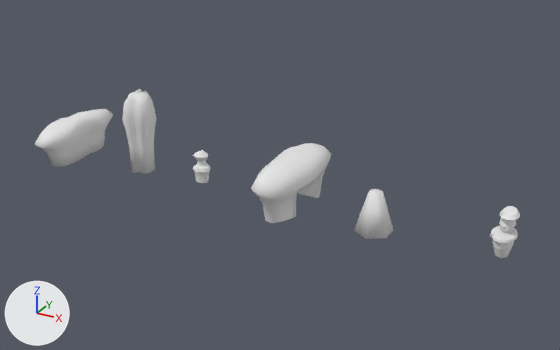
One commit to the glTF model assets/models/rocks.gltf: the scene before it, then after it.
Rendered twice from a camera (50 mm lens) standing at (293.0, -761.0, 410.0) and looking at (-129.0, 7.0, 26.0). Lighting does not change. The marker at lower left points along +X, +Y and +Z. Vertices at the same position are counted once.

Names of what the first picture shows: 'Cone', 'Rock', 'Rock.001', 'Rock.002', 'Rock.003', 'Rock.004'.
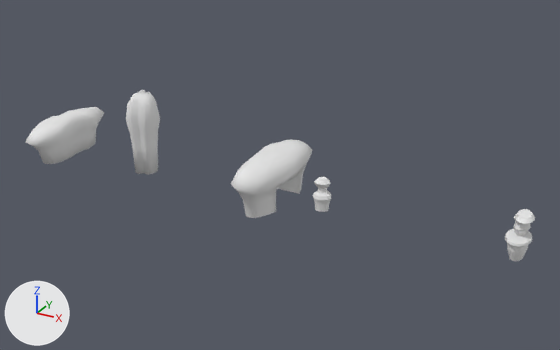
Commit message: fixed rock offsets in blender file

Boxes [x1, y1, x2, y2] around the edits, measured in the pictures (560 x 350 px):
'Rock.003', moved: before [251, 143, 331, 223]; after [231, 139, 312, 218]
'Rock', moved: before [35, 109, 113, 167]; after [26, 107, 104, 164]
'Rock.001', moved: before [122, 89, 157, 174]; after [126, 90, 160, 175]
'Rock.004', moved: before [490, 206, 520, 258]; after [505, 209, 535, 261]
'Cone', deleted: before [354, 189, 393, 239]
'Rock.002', moved: before [193, 150, 211, 183]; after [313, 177, 331, 212]

The change in detail:
me_cylinder has 144 vertices, 284 faces and spans x -477.3..-427.3, y -75.3..69.8, z -7.1..49.3.
me_cylinder is used by ob_rock; location (0.0, 0.0, 0.0).
me_cylinder part 1: the whole mesh is moved by (450.6, 0.0, 0.0).
me_cylinder_001 has 144 vertices, 284 faces and spans x -357.1..-314.7, y -21.8..23.2, z -8.6..104.4.
me_cylinder_001 is used by ob_rock_001; location (0.0, 0.0, 0.0).
me_cylinder_001 part 2: the whole mesh is moved by (338.3, 0.0, 0.0).
Object 'Rock' (ob_rock) moves from (0.0, 0.0, 0.0) to (-467.3, 0.0, 0.0).
Object 'Rock.001' (ob_rock_001) moves from (0.0, 0.0, 0.0) to (-332.5, 0.0, 0.0).
Object 'Rock.002' (ob_rock_002) moves from (-239.6, 0.0, 0.0) to (-67.0, 0.0, 0.0).
Object 'Rock.003' (ob_rock_003) moves from (-108.1, 0.0, 0.0) to (-135.1, 0.0, 0.0).
Object 'Rock.004' (ob_rock_004) moves from (149.0, 0.0, 0.0) to (164.3, 0.0, 0.0).
Object 'Cone' (ob_cone) is deleted.
